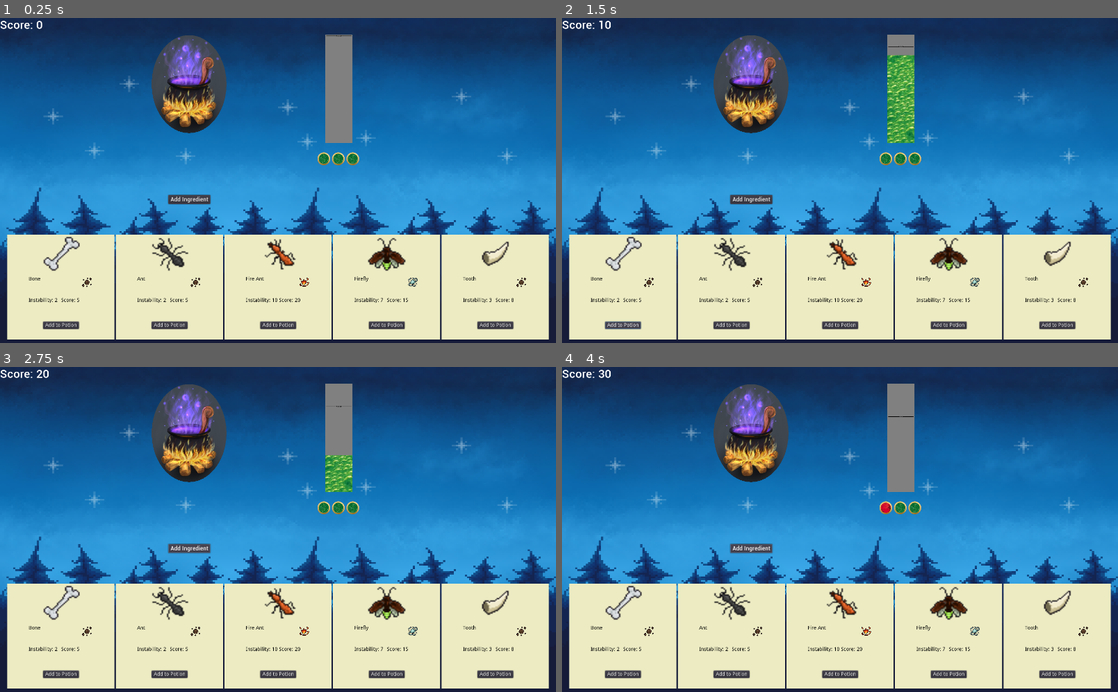
Above: before the commit, frames 1-4 (two rows, left to right).
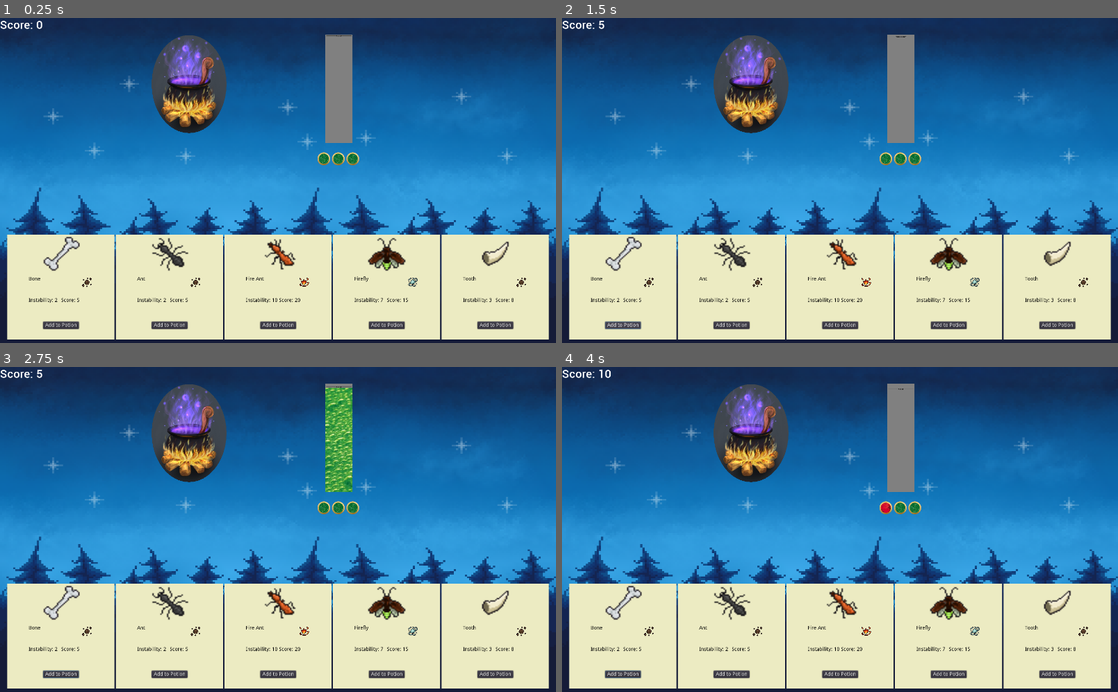
Above: after the commit, the same moments.

Repository: jackslinger/ludum-dare-49
Game: Godot game, scene res://scenes/Main.tscn
The game is run twice, just before and just after one commit, with the same random seed, the same clock (stepped at 60 frames per second) and the same inputs.
Inputs (mouse positions are in pixels of both pictures, inside the frame that each line leads up to):
- Up to frame 1 (0.25 s): no input
- Up to frame 2 (1.5 s): click (751, 200) at 0.5 s, where only the run before the commit has a clickable "Add Ingredient"; click "Add to Potion" at 1.25 s
- Up to frame 3 (2.75 s): click (189, 549) at 2 s, where only the run before the commit has a clickable "Add Ingredient"
- Up to frame 4 (4 s): click "Add to Potion" at 2.75 s; click (751, 549) at 3.5 s, where only the run before the commit has a clickable "Add Ingredient"

The runs differ from the first frame. In frame 1, 0.2% of the frame differs, in the area x 30-38%, y 54-58%; in frame 2, 1.6%, in the area x 6-64%, y 0-58%; in frame 3, 1.3%; in frame 4, 0.3%.

Commit message:
Wiring up the ingredient cards.

Diff:
--- a/scenes/Ingredient.tscn
+++ b/scenes/Ingredient.tscn
@@ -117,3 +117,5 @@
 __meta__ = {
 "_edit_use_anchors_": false
 }
+
+[connection signal="button_down" from="Submit" to="." method="_on_Submit_button_down"]
--- a/scenes/Main.tscn
+++ b/scenes/Main.tscn
@@ -6,11 +6,7 @@
 [ext_resource path="res://scenes/Failures.tscn" type="PackedScene" id=4]
 [ext_resource path="res://scenes/Score.tscn" type="PackedScene" id=5]
 [ext_resource path="res://scripts/Main.gd" type="Script" id=6]
-[ext_resource path="res://assets/fonts/Roboto-Medium.ttf" type="DynamicFontData" id=7]
 [ext_resource path="res://scenes/Ingredient.tscn" type="PackedScene" id=8]
-
-[sub_resource type="DynamicFont" id=1]
-font_data = ExtResource( 7 )
 
 [node name="Main" type="Control"]
 anchor_right = 1.0
@@ -51,17 +47,6 @@
 [node name="Score" parent="." instance=ExtResource( 5 )]
 margin_right = 7.62939e-06
 margin_bottom = -1.52588e-05
-
-[node name="Button" type="Button" parent="."]
-margin_left = 465.05
-margin_top = 489.995
-margin_right = 581.05
-margin_bottom = 514.995
-custom_fonts/font = SubResource( 1 )
-text = "Add Ingredient"
-__meta__ = {
-"_edit_use_anchors_": false
-}
 
 [node name="MarginContainer" type="MarginContainer" parent="."]
 anchor_top = 1.0
@@ -139,4 +124,8 @@
 ingredient_name = "tooth"
 
 [connection signal="boil_over" from="StabilityBar" to="Failures" method="mark_failure"]
-[connection signal="button_down" from="Button" to="." method="_on_add_ingredient"]
+[connection signal="add_ingredient" from="MarginContainer/HBoxContainer/Card1" to="." method="_on_add_ingredient"]
+[connection signal="add_ingredient" from="MarginContainer/HBoxContainer/Card2" to="." method="_on_add_ingredient"]
+[connection signal="add_ingredient" from="MarginContainer/HBoxContainer/Card3" to="." method="_on_add_ingredient"]
+[connection signal="add_ingredient" from="MarginContainer/HBoxContainer/Card4" to="." method="_on_add_ingredient"]
+[connection signal="add_ingredient" from="MarginContainer/HBoxContainer/Card5" to="." method="_on_add_ingredient"]
--- a/scripts/IngredientCard.gd
+++ b/scripts/IngredientCard.gd
@@ -2,6 +2,8 @@
 extends Control
 
 export(String) var ingredient_name
+
+signal add_ingredient(ingredient_name)
 
 # Called when the node enters the scene tree for the first time.
 func _ready():
@@ -17,3 +19,7 @@
 	icon.texture = load("res://assets/ingredients/" + ingredient_name + ".png")
 	instability.text = "Instability: " + str(ingredient["instability"])
 	score.text = "Score: " + str(ingredient["score"])
+
+
+func _on_Submit_button_down():
+	emit_signal("add_ingredient", ingredient_name)
--- a/scripts/Main.gd
+++ b/scripts/Main.gd
@@ -3,7 +3,8 @@
 func _ready():
 	pass # Replace with function body.
 
-func _on_add_ingredient():
-	$Score.add_score(10)
-	yield($StabilityBar.change_stability_threshold(-10), "completed")
+func _on_add_ingredient(ingredient_name):
+	var ingredient = GlobalIngredients.get_ingredient(ingredient_name)
+	$Score.add_score(ingredient["score"])
+	yield($StabilityBar.change_stability_threshold(-ingredient["instability"]), "completed")
 	yield($StabilityBar.roll_stability(), "completed")
Not shown: 1 places in scenes/Main.tscn that only renumber resources
